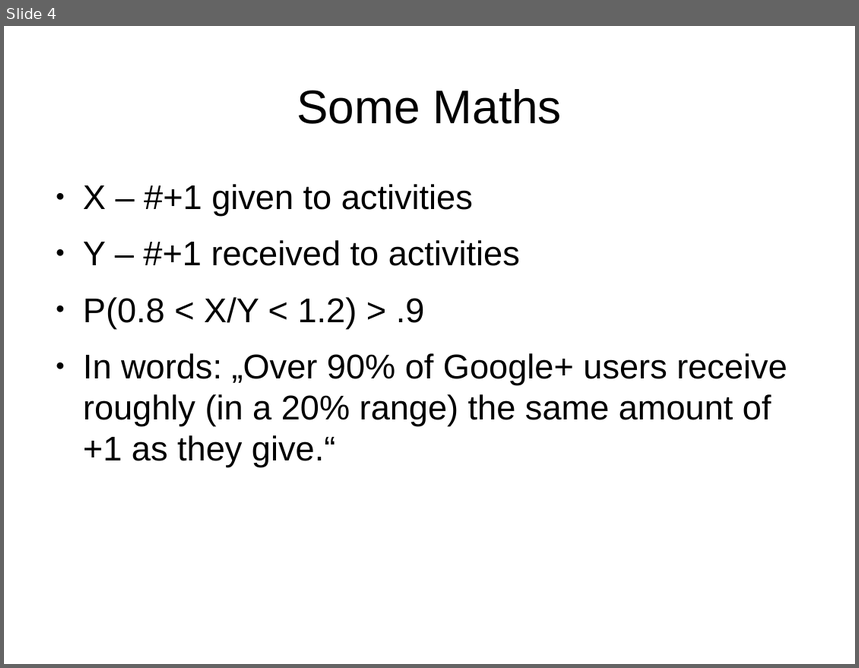
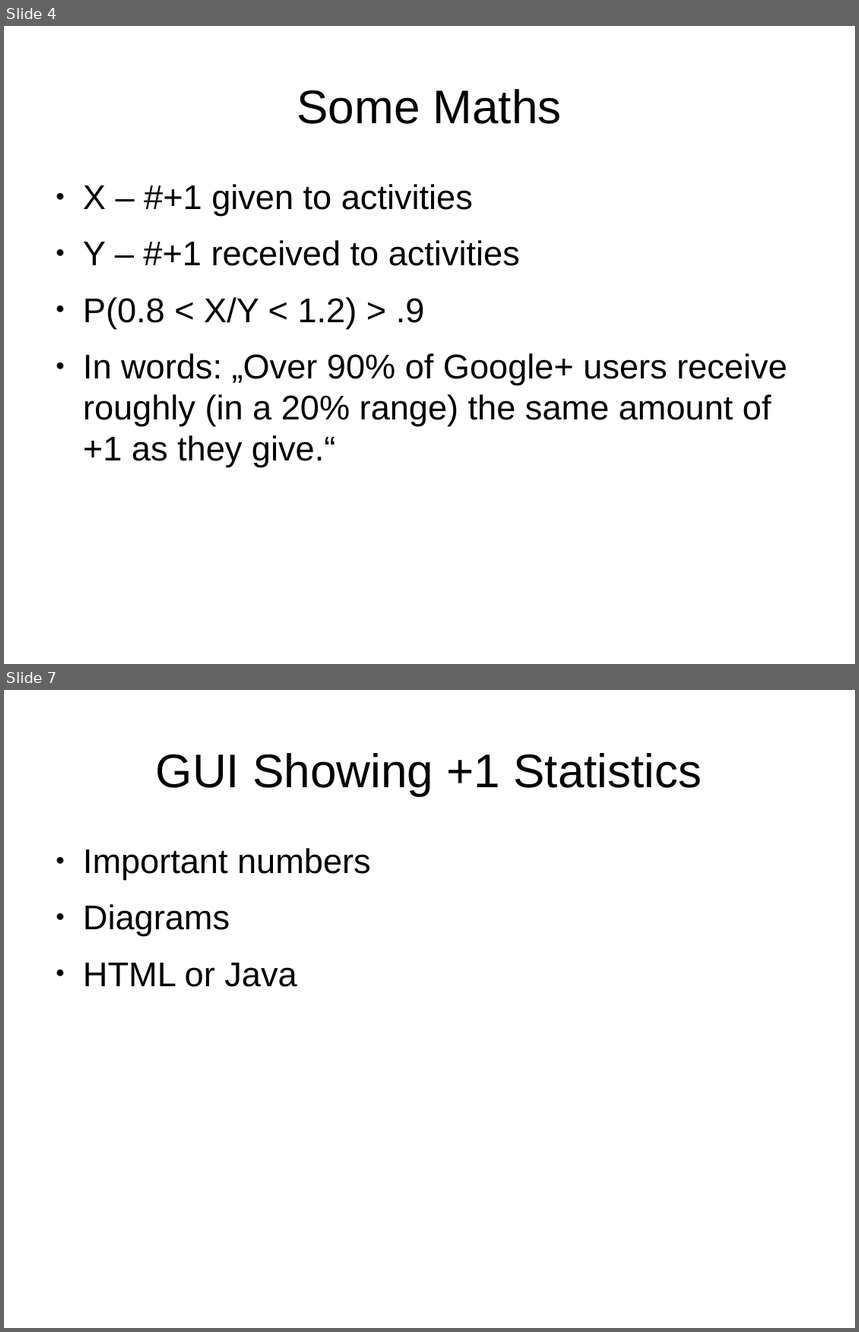
Before and after one commit to otruffer/MMC, a slide deck: praesi.odp. Shown one above the other, each under a label of ours: slide 4 before the commit, slides 4 and 7 after it; the slides between them are not shown. The pictures are 859x668 and 859x1332 pixels, drawn with LibreOffice and Linux fonts; fonts in the diff are those of the drawing. Boxes give left, top, right and bottom in pixels: in the first picture for what was removed or moved away, otherwise in the second. Text is boxed around its words. In the diff, an @@ line names an element or a change of style, - is before the commit and + after.

```diff
--- a/praesi.odp
+++ b/praesi.odp
@@ slide 7 added at (x1=4, y1=690, x2=855, y2=1328), background #FFFFFF @@
@@ title added at (x1=156, y1=753, x2=702, y2=796), 44 pt, text #000000 @@
+GUI Showing +1 Statistics
@@ text added at (x1=83, y1=848, x2=371, y2=987), 32 pt, text #000000 @@
+● Important numbers
+● Diagrams
+● HTML or Java
```
Also in this commit, not shown: 2 slides changed, 5 other slides added.
